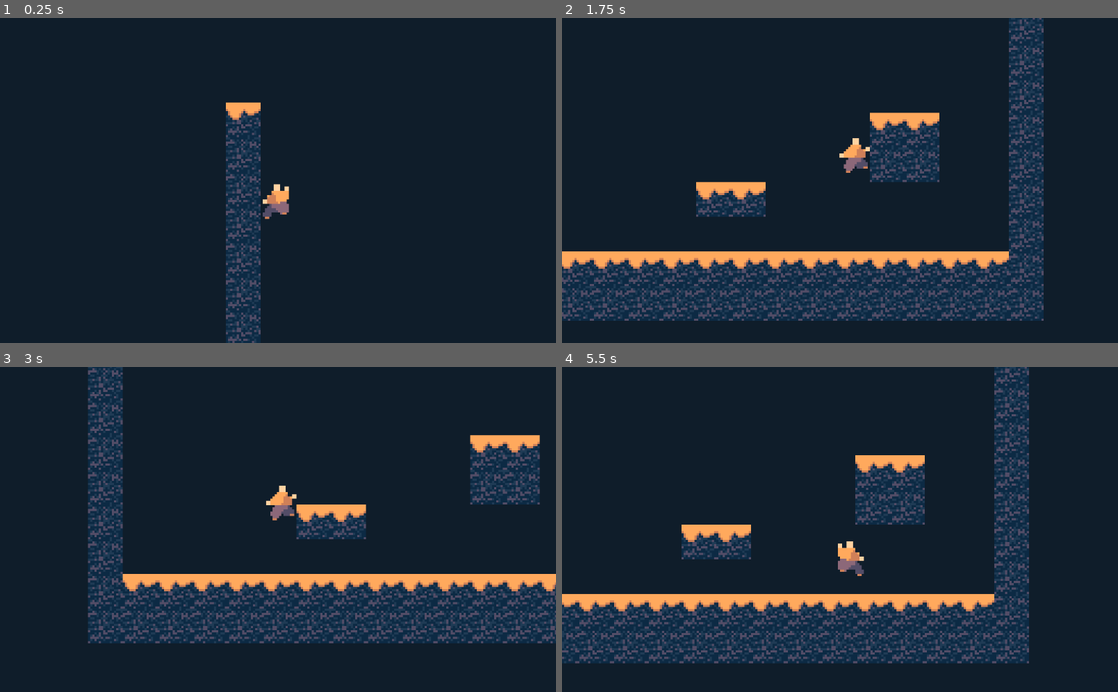
Above: before the commit, frames 1-4 (two rows, left to right).
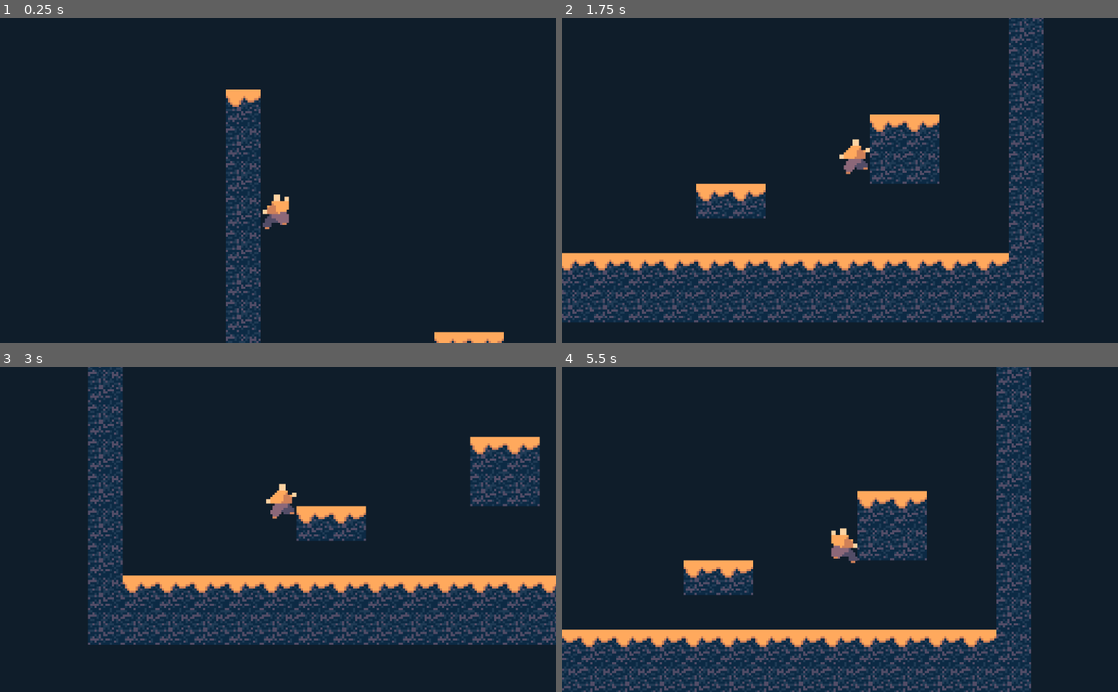
Above: after the commit, the same moments.

Repository: FalafelBeingOrg/test1
Game: Godot game, scene res://World.tscn
The game is run twice, just before and just after one commit, with the same random seed, the same clock (stepped at 60 frames per second) and the same inputs.
Inputs:
- Up to frame 1 (0.25 s): no input
- Up to frame 2 (1.75 s): hold Space (jump) 0.53-1.28 s; hold D (move_right) from 0.53 s (still down); tap Space (jump) at 1.35, 1.52 s
- Up to frame 3 (3 s): tap Space (jump) at 1.82, 2.85 s; release D (move_right) at 2.03 s; hold A (move_left) 2.03-2.78 s; hold Space (jump) 2.03-2.78 s; hold D (move_right) from 2.78 s (still down)
- Up to frame 4 (5.5 s): tap Space (jump) at 3.02, 3.32, 4.35, 4.52, 4.82 s; hold Space (jump) 3.53-4.28 s; release D (move_right) at 4.28 s; hold A (move_left) 4.28-5.03 s; hold D (move_right) from 5.03 s (still down); hold Space (jump) from 5.03 s (still down)

The runs differ from the first frame. In frame 1, 2.9% of the frame differs, in the area x 40-91%, y 22-100%; in frame 2, 8.4%; in frame 3, 8.1%; in frame 4, 30%, in the area x 0-85%, y 0-100%.

Commit message:
made mario jump

Diff:
--- a/Test1Code/Player.gd
+++ b/Test1Code/Player.gd
@@ -2,7 +2,8 @@
 
 const MOVE_SPEED = 500
 const JUMP_FORCE = 1000
-const GRAVITY = 50
+const GRAVITY = 75
+const JUMP_BOOST = GRAVITY * 0.75
 const MAX_FALL_SPEED = 1000
 
 onready var anim_player = $AnimationPlayer
@@ -13,6 +14,7 @@
 
 var y_velo = 0
 var facing_right = false
+var time_since_grounded = 0
 
 func _physics_process(delta):
 	var move_dir = 0
@@ -30,6 +32,8 @@
 	y_velo += GRAVITY
 	if grounded and Input.is_action_just_pressed("jump"):
 		y_velo = -JUMP_FORCE
+	elif time_since_grounded < 30 and Input.is_action_pressed("jump"):
+		y_velo += -JUMP_BOOST
 	if grounded and y_velo >=5:
 		y_velo = 5
 	if y_velo > MAX_FALL_SPEED:
@@ -41,14 +45,18 @@
 		flip()
 
 	if grounded:
+		time_since_grounded = 0
 		if move_dir == 0:
 			play_anim("Idle")
 		else:
 			play_anim("Run")
-	elif y_velo > 0:
-		play_anim("Jump_Up")
 	else:
-		play_anim("Jump_Down")
+		time_since_grounded += 1
+		if y_velo > 0:
+			play_anim("Jump_Up")
+		else:
+			play_anim("Jump_Down")
+
 
 
 
--- a/Test1Code/Player.tscn
+++ b/Test1Code/Player.tscn
@@ -153,4 +153,3 @@
 [node name="Run" type="Sprite" parent="."]
 texture = ExtResource( 3 )
 hframes = 6
-frame = 5
